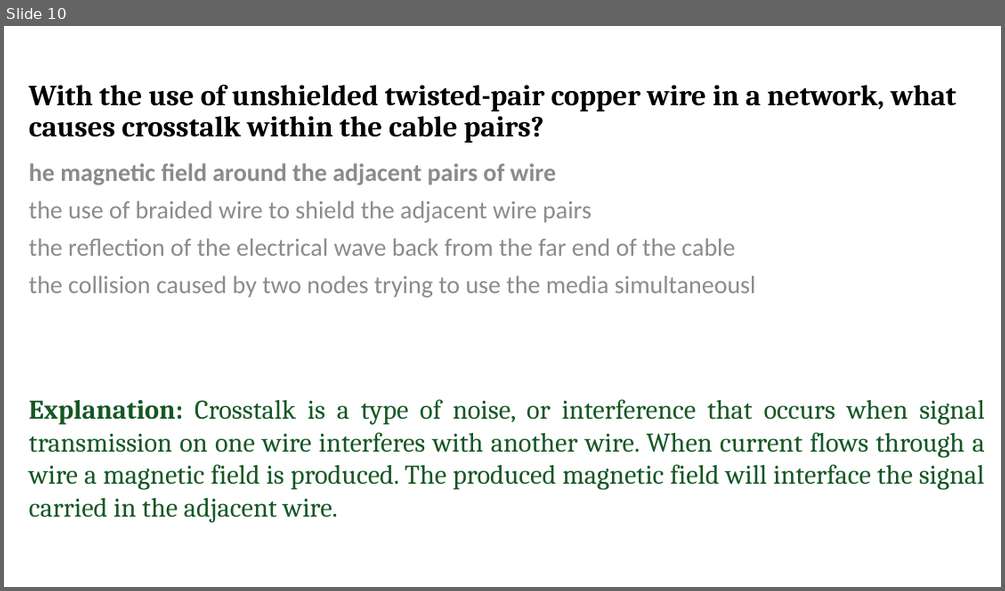
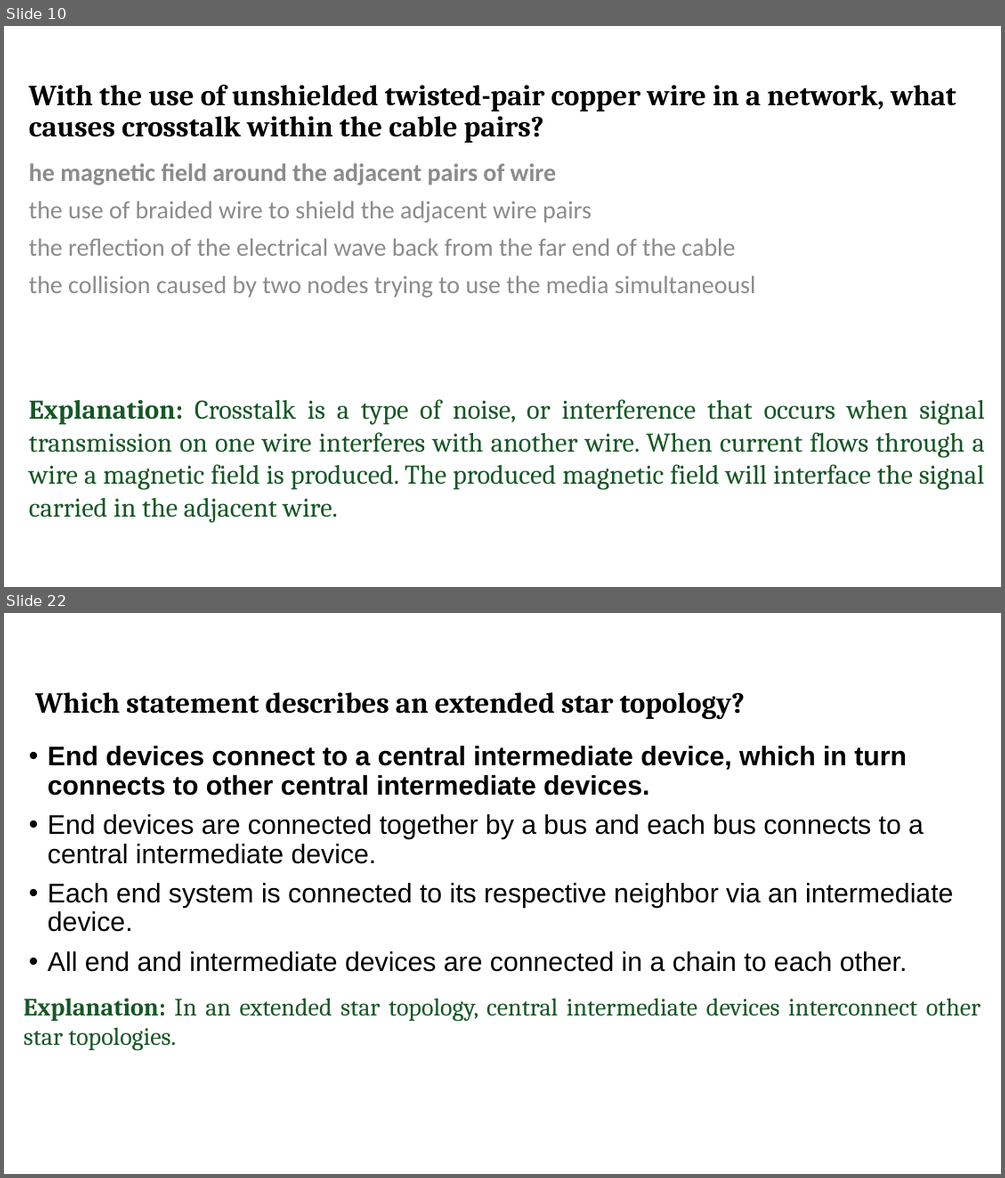
Before and after one commit to narsiimha/CCNA, a slide deck: PPT/QA/Module4-7.pptx. Shown one above the other, each under a label of ours: slide 10 before the commit, slides 10 and 22 after it; the slides between them are not shown. The pictures are 1005x591 and 1005x1178 pixels, drawn with LibreOffice and Linux fonts; fonts in the diff are those of the drawing. Boxes give left, top, right and bottom in pixels: in the first picture for what was removed or moved away, otherwise in the second. Text is boxed around its words. In the diff, an @@ line names an element or a change of style, - is before the commit and + after.

```diff
--- a/PPT/QA/Module4-7.pptx
+++ b/PPT/QA/Module4-7.pptx
@@ slide 22 added at bbox=[4, 613, 1001, 1174], background #FFFFFF @@
@@ title added at bbox=[35, 692, 744, 719], 28 pt, text #000000, bold @@
+Which statement describes an extended star topology?
@@ text added at bbox=[48, 746, 953, 972], 25.9 pt, text #000000 @@
+• End devices connect to a central intermediate device, which in turn connects to other central intermediate devices.
+• End devices are connected together by a bus and each bus connects to a central intermediate device.
+• Each end system is connected to its respective neighbor via an intermediate device.
+• All end and intermediate devices are connected in a chain to each other.
@@ text added at bbox=[24, 997, 981, 1050], 24 pt, text #155724 @@
+Explanation: In an extended star topology, central intermediate devices interconnect other star topologies.
```
Also in this commit, not shown: 9 other slides changed, 60 other slides added, 1 other file.
